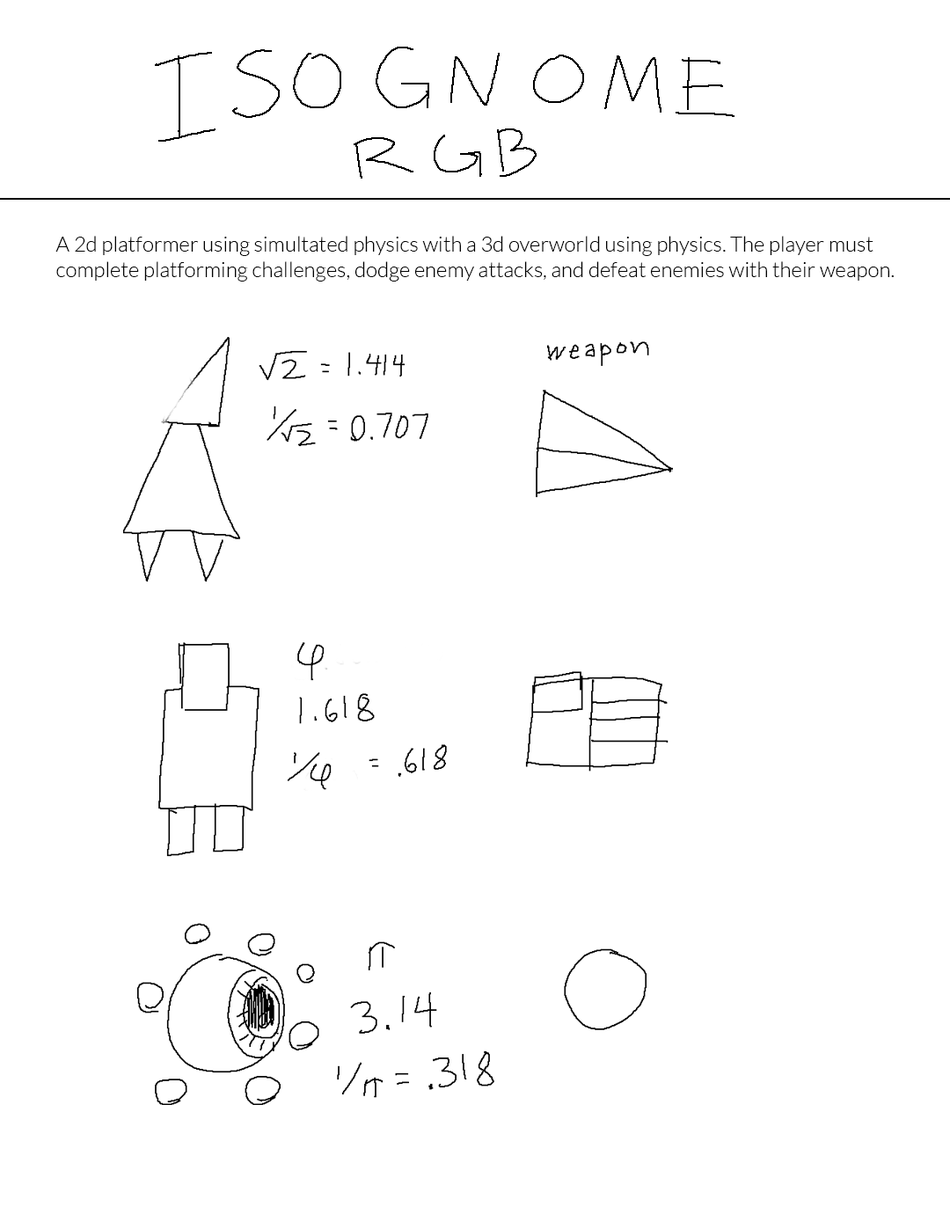
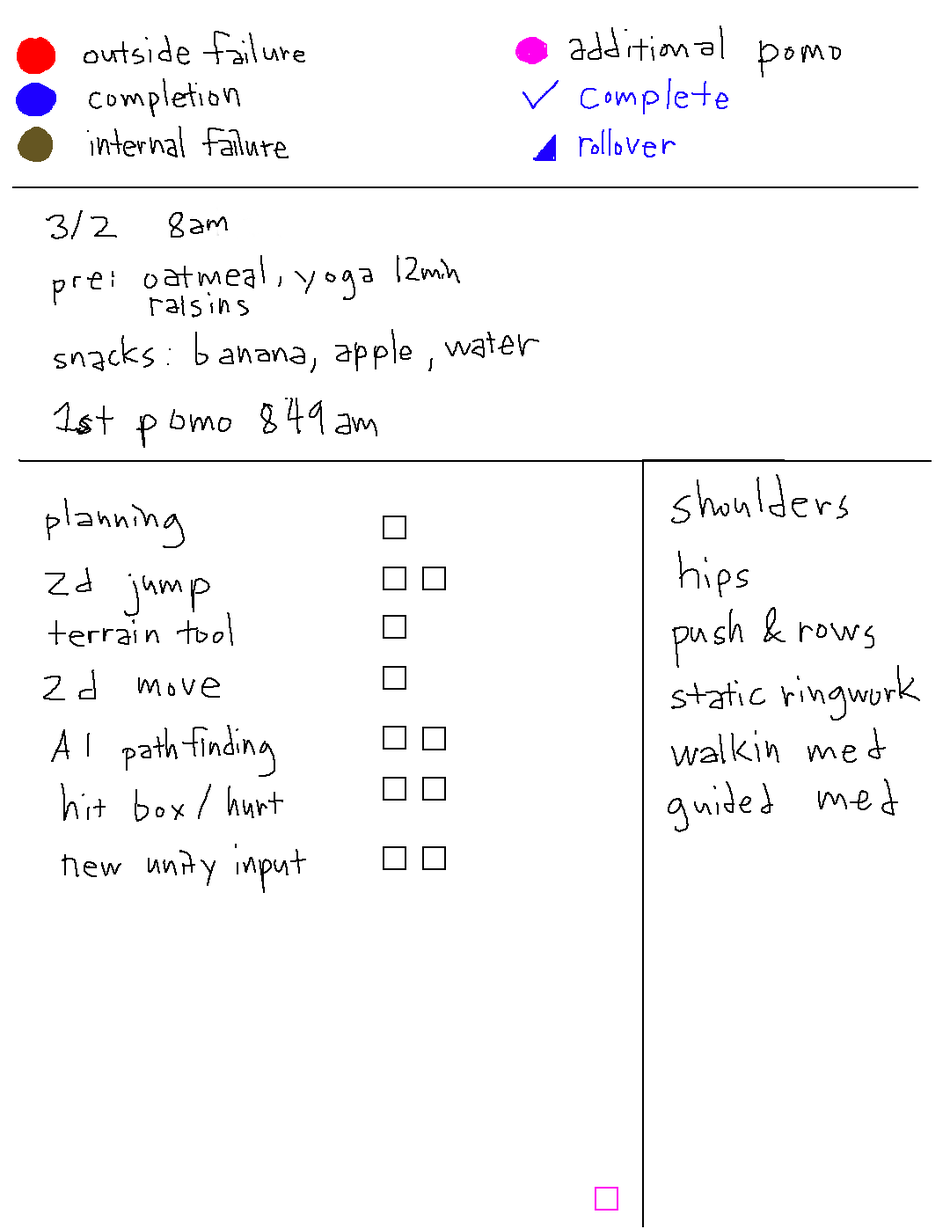
Two versions of the same layered image (950x1229). Layer-by-layer changes:
added group "8/21" with 21 layers above "8/20" over bbox(0, 25, 950, 1228)
added group "pomodoro" (1st of 2, in "8/21") with 15 layers in group "8/21" over bbox(12, 25, 932, 1228)
added layer "words" (1st of 2, in "8/21" › "pomodoro") in group "pomodoro" over bbox(12, 25, 932, 1228)
added group "checkBoxes" (1st of 2, in "8/21" › "pomodoro") with 12 layers in group "pomodoro" over bbox(382, 515, 619, 1211)
added layer "checkbox copy 4" (1st of 2, in "8/21" › "pomodoro" › "checkBoxes") in group "checkBoxes" over bbox(594, 1186, 619, 1211)
added layer "checkbox copy 14" in group "checkBoxes" over bbox(422, 776, 447, 801)
added layer "checkbox copy 16" in group "checkBoxes" over bbox(422, 846, 447, 871)
added layer "checkbox copy 15" in group "checkBoxes" over bbox(382, 846, 407, 871)
added layer "checkbox copy 13" in group "checkBoxes" over bbox(382, 776, 407, 801)
added layer "checkbox copy 12" in group "checkBoxes" over bbox(422, 726, 447, 751)
added layer "checkbox copy 11" in group "checkBoxes" over bbox(382, 725, 407, 750)
added layer "checkbox copy 10" in group "checkBoxes" over bbox(382, 665, 407, 690)
added layer "checkbox copy 9" in group "checkBoxes" over bbox(382, 614, 407, 639)
added layer "checkbox copy 8" in group "checkBoxes" over bbox(382, 566, 407, 591)
added layer "checkbox copy 7" in group "checkBoxes" over bbox(422, 566, 447, 591)
added layer "checkbox" (1st of 2, in "8/21" › "pomodoro" › "checkBoxes") in group "checkBoxes" over bbox(382, 515, 407, 540)
hid group "8/20" (15 layers) over bbox(0, 25, 950, 1228)
hid group "game design" (3rd of 4, in "8/20") (2 layers) over bbox(0, 46, 950, 1105)
